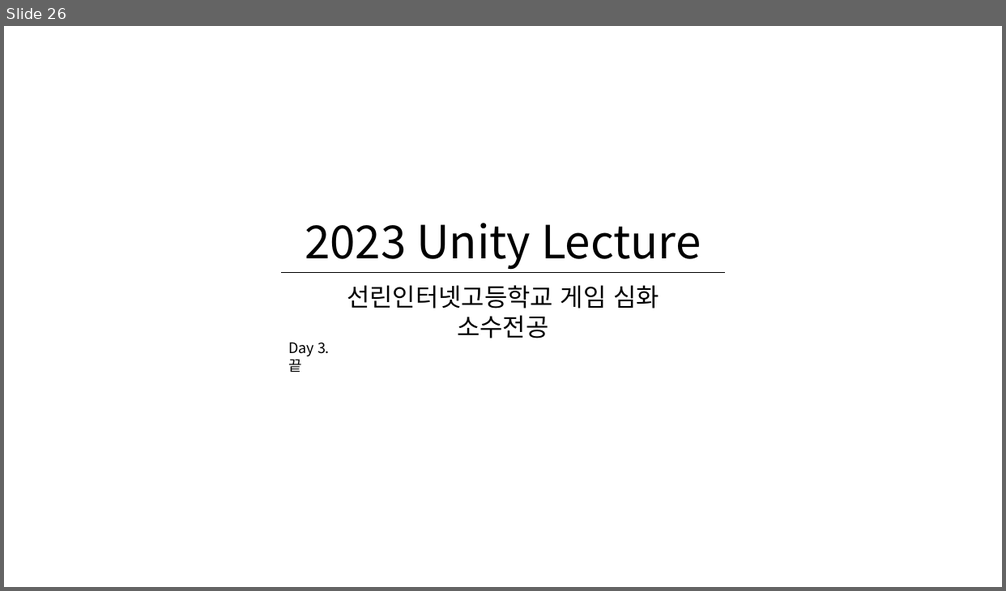
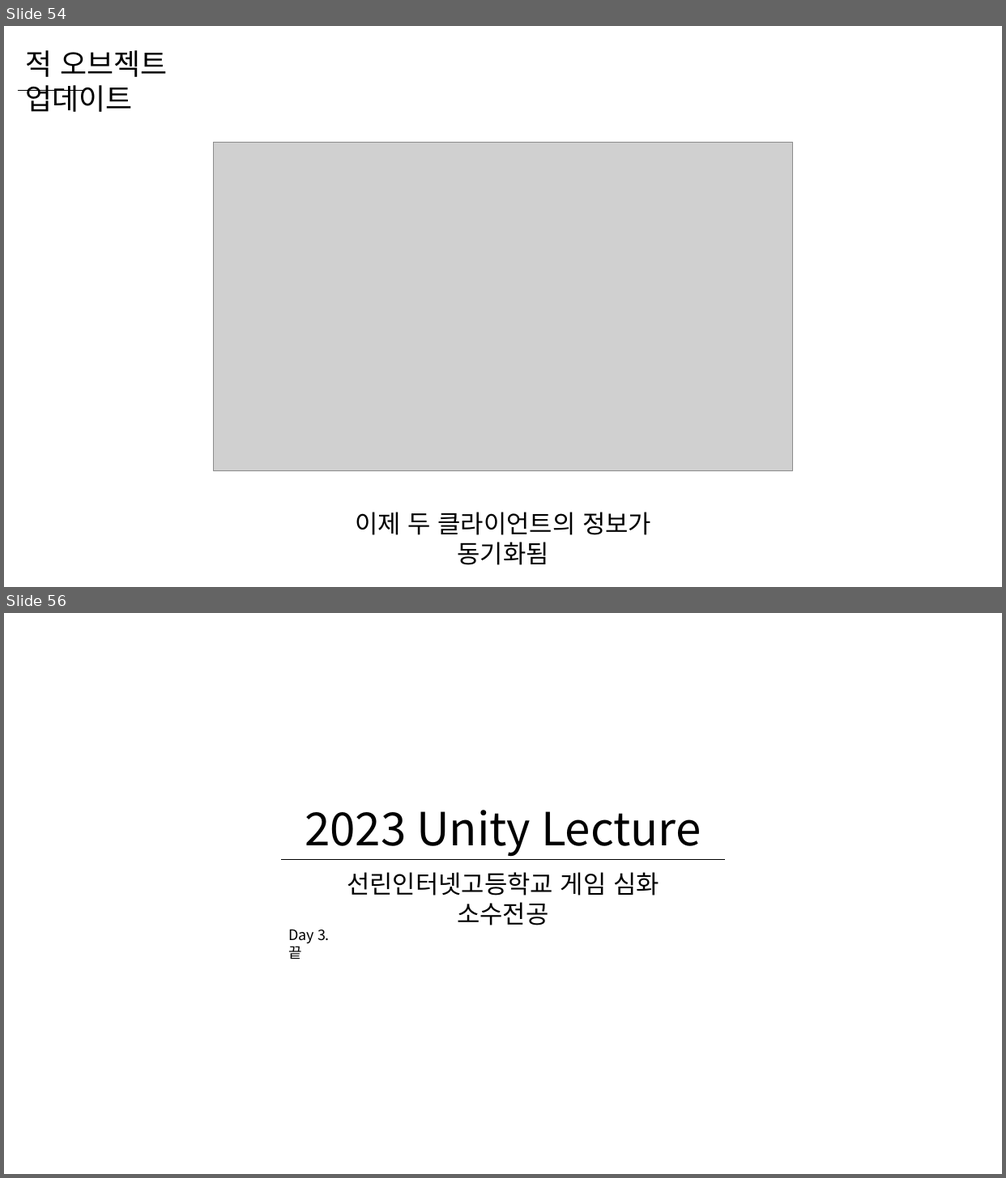
Before and after one commit to WooLyung/2023-Unity-Lecture, a slide deck: Day 3.pptx. Shown one above the other, each under a label of ours: slide 26 before the commit, slides 54 and 56 after it; the slides between them are not shown. The pictures are 1006x591 and 1006x1178 pixels, drawn with LibreOffice and Linux fonts; fonts in the diff are those of the drawing; grey boxes stand for pictures. Boxes give left, top, right and bottom in pixels: in the first picture for what was removed or moved away, otherwise in the second. Text is boxed around its words. In the diff, an @@ line names an element or a change of style, - is before the commit and + after.

Commit message:
3주차 프로젝트 및 ppt 완성

```diff
--- a/Day 3.pptx
+++ b/Day 3.pptx
@@ slide 54 added at (x1=4, y1=26, x2=1002, y2=587), background #FFFFFF @@
@@ text added at (x1=25, y1=50, x2=167, y2=112), 28 pt, text #000000 @@
+적 오브젝트 업데이트
@@ line added from (19, 90) to (85, 90), #000000 0.5 pt @@
@@ picture added at (x1=214, y1=142, x2=793, y2=472) @@
@@ text added at (x1=355, y1=512, x2=651, y2=565), 24 pt, text #000000 @@
+이제 두 클라이언트의 정보가 동기화됨
@@ what was slide 26 is now slide 56 @@
```
Also in this commit, not shown: 3 slides changed, 29 other slides added, 10 other files.
